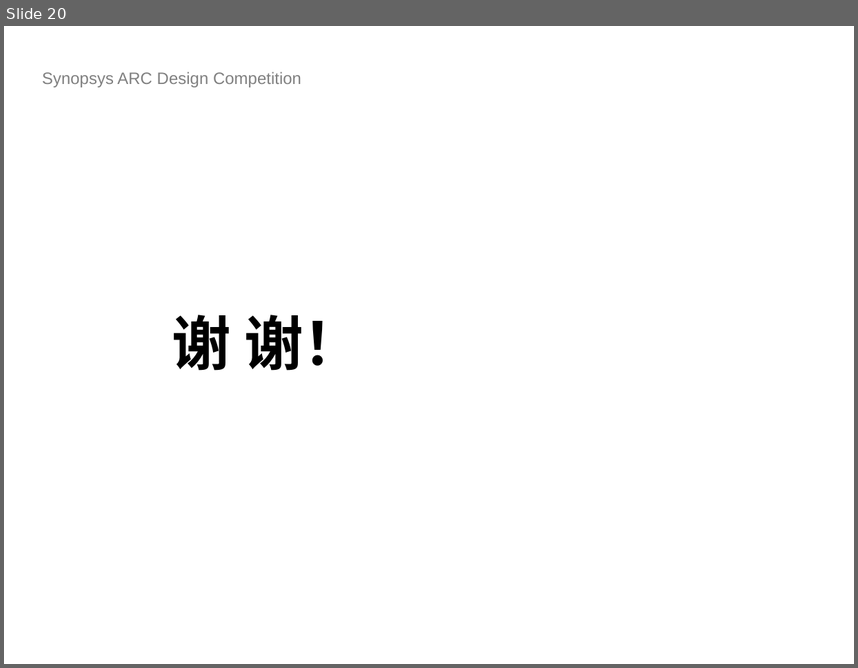
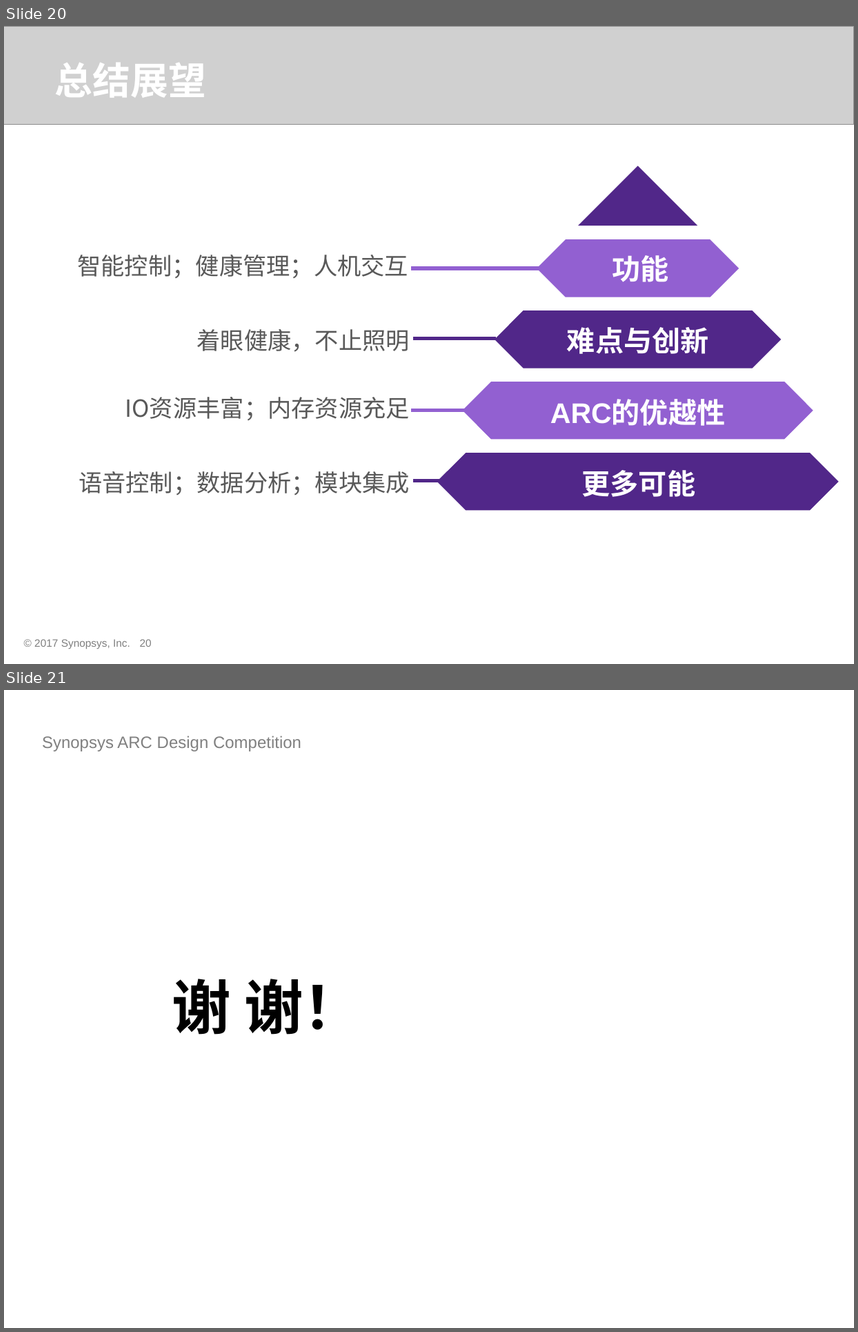
Before and after one commit to foss-for-synopsys-dwc-arc-processors/embarc_applications, a slide deck: arc_design_contest/2018/HUST_SmartLamp/doc/ICC312UP.pptx. Shown one above the other, each under a label of ours: slide 20 before the commit, slides 20 and 21 after it. The pictures are 858x668 and 858x1332 pixels, drawn with LibreOffice and Linux fonts; fonts in the diff are those of the drawing; grey boxes stand for pictures; background and template pictures are left out. Boxes give left, top, right and bottom in pixels: in the first picture for what was removed or moved away, otherwise in the second. Text is boxed around its words. In the diff, an @@ line names an element or a change of style, - is before the commit and + after.

```diff
--- a/arc_design_contest/2018/HUST_SmartLamp/doc/ICC312UP.pptx
+++ b/arc_design_contest/2018/HUST_SmartLamp/doc/ICC312UP.pptx
@@ slide 20 added at [4,26,854,664], background #FFFFFF @@
@@ picture added at [4,26,854,125] @@
@@ text added at [55,63,206,98], 32 pt, text #FFFFFF, bold @@
+总结展望
@@ triangle added at [578,165,697,225], fill #512789 @@
@@ freeform shape added at [537,239,740,297], fill #9260D1 @@
@@ text added at [77,254,408,278], 20 pt, text #595959 @@
+智能控制；健康管理；人机交互
@@ line added from (542, 268) to (411, 268), #9260D1 3 pt @@
@@ text added at [612,255,668,282], 24 pt, text #FFFFFF, bold @@
+功能
@@ freeform shape added at [495,311,781,368], fill #512789 @@
@@ text added at [197,329,410,352], 20 pt, text #595959 @@
+着眼健康，不止照明
@@ text added at [567,327,708,354], 24 pt, text #FFFFFF, bold @@
+难点与创新
@@ line added from (496, 339) to (414, 339), #512789 3 pt @@
@@ text added at [125,397,410,420], 20 pt, text #595959 @@
+IO资源丰富；内存资源充足
@@ freeform shape added at [462,381,813,439], fill #9260D1 @@
@@ line added from (479, 410) to (411, 410), #9260D1 3 pt @@
@@ text added at [550,400,725,426], 24 pt, text #FFFFFF, bold @@
+ARC的优越性
@@ freeform shape added at [437,452,839,510], fill #512789 @@
@@ text added at [79,471,410,495], 20 pt, text #595959 @@
+语音控制；数据分析；模块集成
@@ line added from (445, 480) to (414, 480), #512789 3 pt @@
@@ text added at [582,470,695,497], 24 pt, text #FFFFFF, bold @@
+更多可能
@@ text added at [34,639,130,648], 9 pt, text #808080 @@
+© 2017 Synopsys, Inc.
@@ page number added at [140,639,152,646], 9 pt, text #808080 @@
+20
@@ what was slide 20 is now slide 21 @@
```
Also in this commit, not shown: 6 slides changed, 13 other slides added, 13 slides removed.
